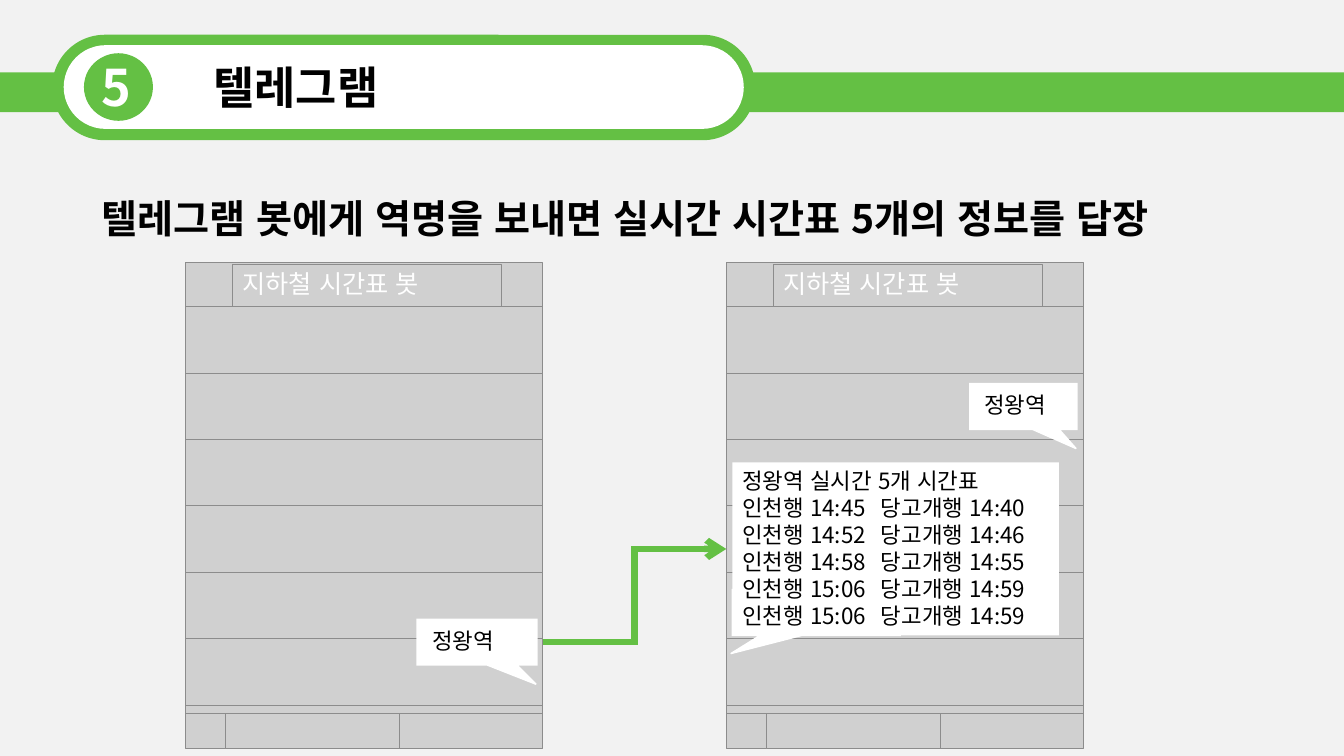
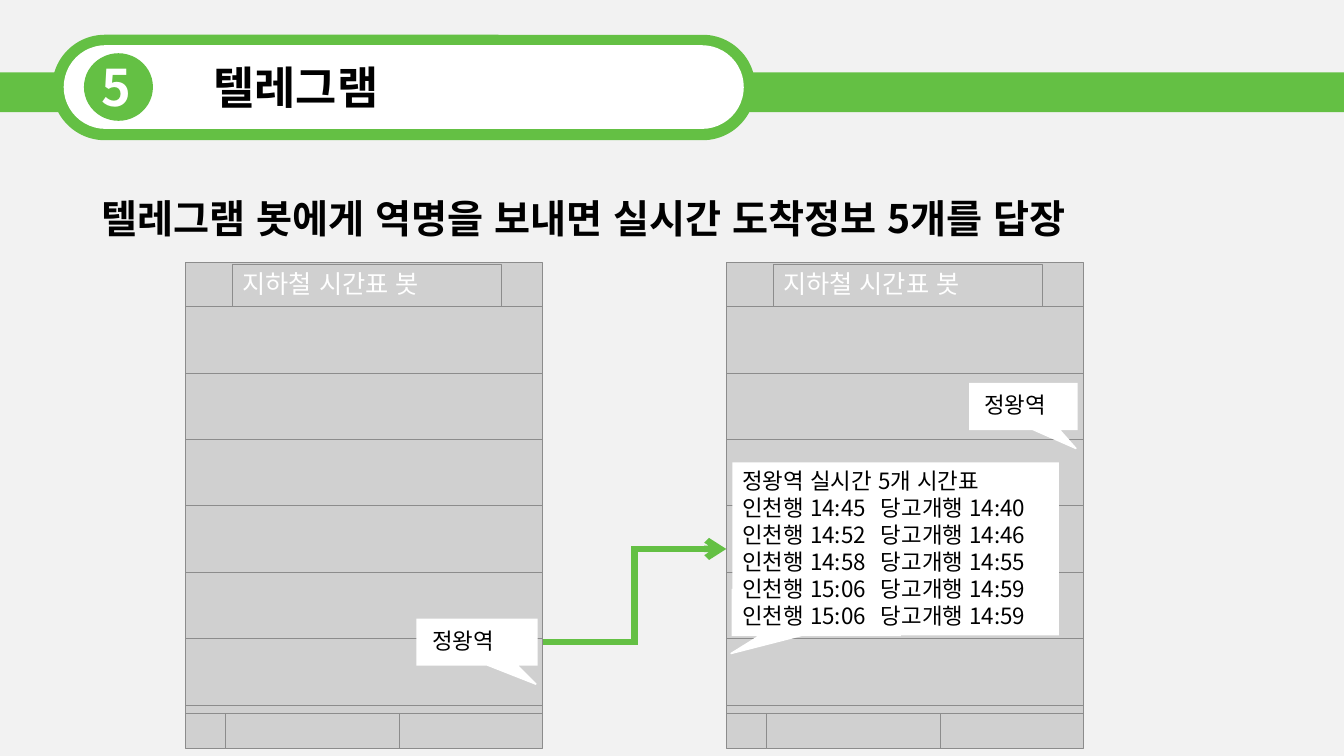
Before and after one commit to dev-kkyu/scriptlang, a slide deck: slide 7 of 기획발표_최종.pptx. Drawn at 1344x756 pixels with LibreOffice and Linux fonts; fonts in the diff are those of the drawing; grey boxes stand for pictures. Boxes give left, top, right and bottom in pixels: in the first picture for what was removed or moved away, otherwise in the second. Text is boxed around its words. In the diff, an @@ line names an element or a change of style, - is before the commit and + after.

```diff
--- a/기획발표_최종.pptx
+++ b/기획발표_최종.pptx
@@ text at box(101, 200, 1065, 237): text changed @@
-텔레그램 봇에게 역명을 보내면 실시간 시간표 5개의 정보를 답장
+텔레그램 봇에게 역명을 보내면 실시간 도착정보 5개를 답장
```
Also in this commit, not shown: 4 other slides changed, 1 slide added.
